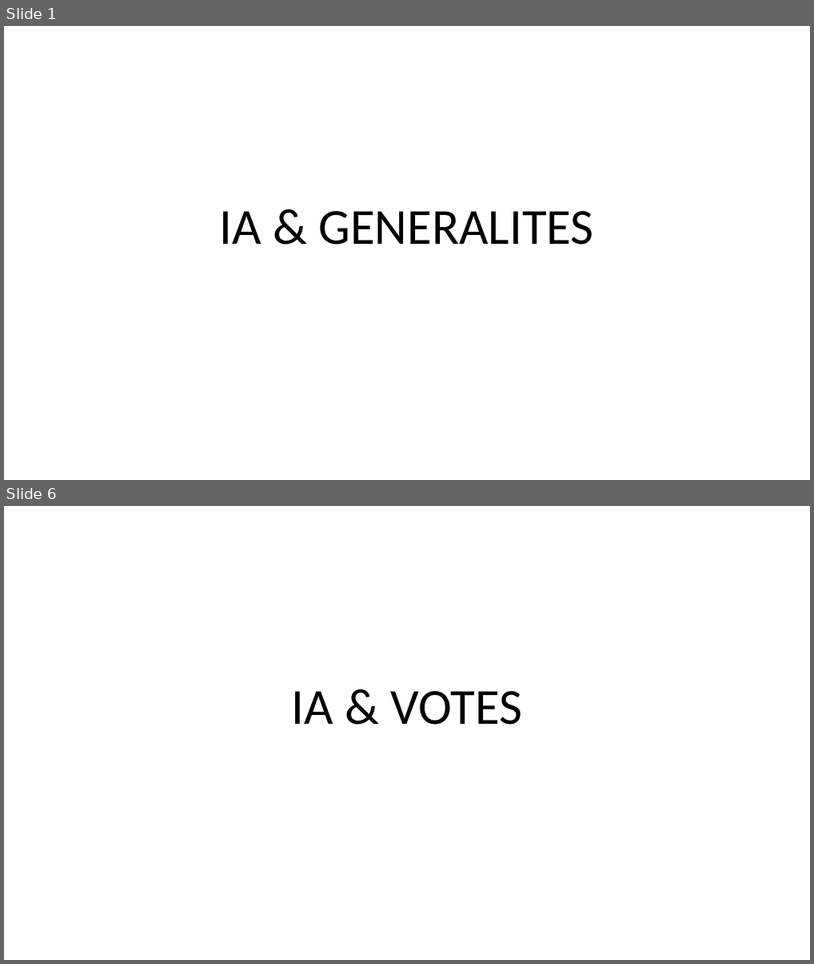
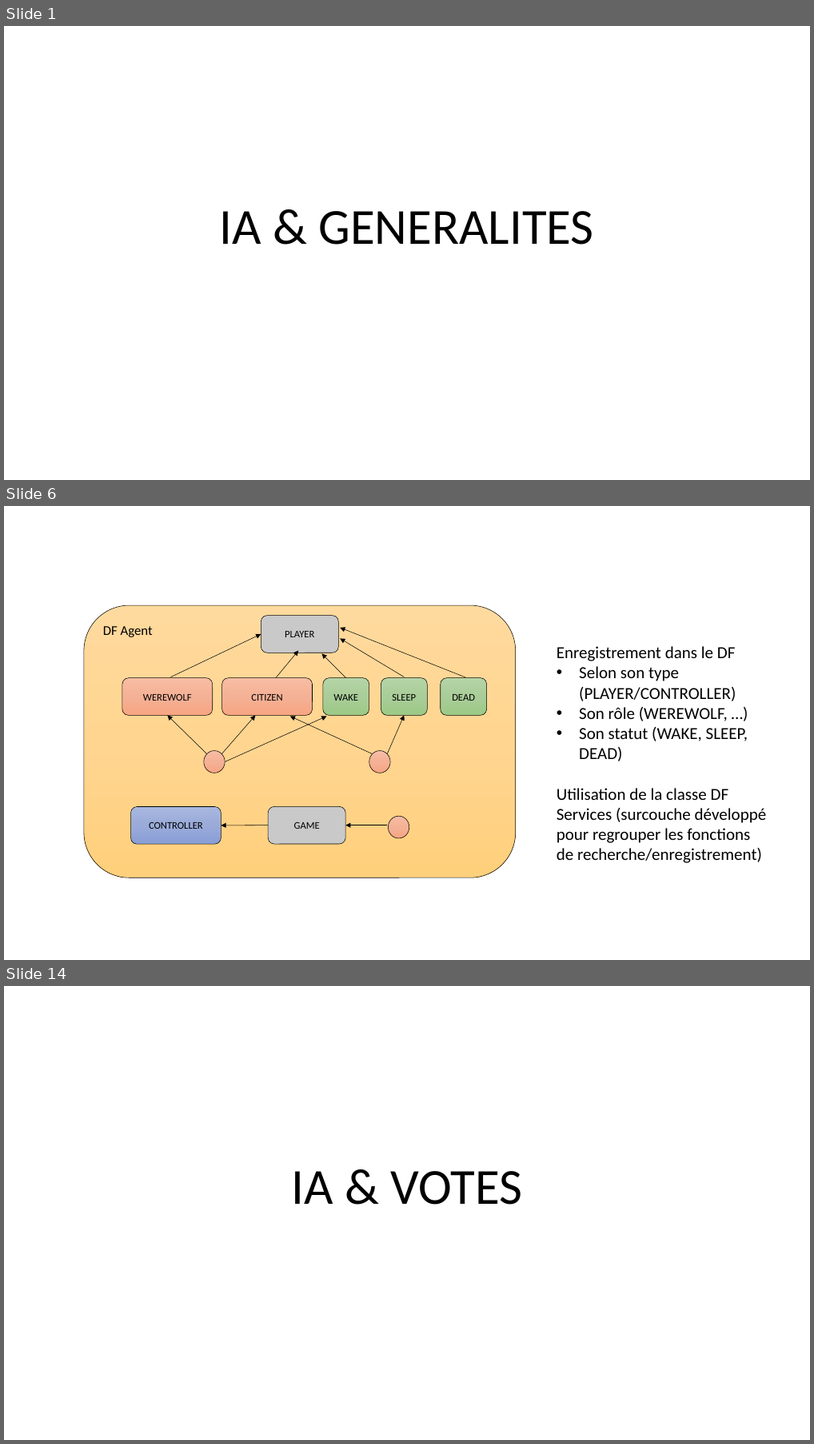
Before and after one commit to konamdav/Loup-Garou, a slide deck: README.pptx. Shown one above the other, each under a label of ours: slides 1 and 6 before the commit, slides 1, 6 and 14 after it; the slides between them are not shown. The pictures are 814x964 and 814x1444 pixels, drawn with LibreOffice and Linux fonts; fonts in the diff are those of the drawing. Boxes give left, top, right and bottom in pixels: in the first picture for what was removed or moved away, otherwise in the second. Text is boxed around its words. In the diff, an @@ line names an element or a change of style, - is before the commit and + after.

```diff
--- a/README.pptx
+++ b/README.pptx
@@ slide 6 added at box(4, 506, 810, 960), background #FFFFFF @@
@@ rounded rectangle added at box(84, 605, 516, 877), fill gradient #FFDB9E to #FFD590 to #FFD07C, outline #000000 0.5 pt, 16 pt, text #000000 @@
+DF Agent
@@ rounded rectangle added at box(261, 616, 338, 653), fill #C9C9C9, outline #000000 0.5 pt, 12 pt, text #000000 @@
+PLAYER
@@ arrow added from (171, 676) to (261, 634), #000000 0.5 pt @@
@@ arrow added from (405, 676) to (340, 639), #000000 0.5 pt @@
@@ arrow added from (466, 677) to (340, 628), #000000 0.5 pt @@
@@ text added at box(557, 646, 767, 863), 20 pt, text #000000 @@
+Enregistrement dans le DF
+• Selon son type (PLAYER/CONTROLLER)
+• Son rôle (WEREWOLF, …)
+• Son statut (WAKE, SLEEP, DEAD)
+Utilisation de la classe DF Services (surcouche développé pour regrouper les fonctions de recherche/enregistrement)
@@ arrow added from (276, 678) to (298, 651), #000000 0.5 pt @@
@@ arrow added from (346, 678) to (322, 654), #000000 0.5 pt @@
@@ rounded rectangle added at box(122, 678, 213, 716), fill gradient #F7BDA5 to #F5B196 to #F8A582, outline #000000 0.5 pt, 12 pt, text #000000 @@
+WEREWOLF
@@ rounded rectangle added at box(222, 678, 313, 716), fill gradient #F7BDA5 to #F5B196 to #F8A582, outline #000000 0.5 pt, 12 pt, text #000000 @@
+CITIZEN
@@ rounded rectangle added at box(323, 678, 370, 716), fill gradient #B5D5A7 to #AACE9A to #9CC987, outline #000000 0.5 pt, 12 pt, text #000000 @@
+WAKE
@@ rounded rectangle added at box(382, 678, 428, 716), fill gradient #B5D5A7 to #AACE9A to #9CC987, outline #000000 0.5 pt, 12 pt, text #000000 @@
+SLEEP
@@ rounded rectangle added at box(441, 678, 487, 716), fill gradient #B5D5A7 to #AACE9A to #9CC987, outline #000000 0.5 pt, 12 pt, text #000000 @@
+DEAD
@@ arrow added from (207, 754) to (167, 716), #000000 0.5 pt @@
@@ arrow added from (222, 754) to (256, 716), #000000 0.5 pt @@
@@ arrow added from (225, 762) to (327, 716), #000000 0.5 pt @@
@@ arrow added from (373, 754) to (290, 716), #000000 0.5 pt @@
@@ arrow added from (387, 754) to (405, 716), #000000 0.5 pt @@
@@ ellipse added at box(204, 751, 225, 772), fill gradient #F7BDA5 to #F5B196 to #F8A582, outline #000000 0.5 pt @@
@@ ellipse added at box(370, 751, 390, 772), fill gradient #F7BDA5 to #F5B196 to #F8A582, outline #000000 0.5 pt @@
@@ rounded rectangle added at box(131, 807, 221, 844), fill gradient #A8B7DF to #9AABD9 to #889ED7, outline #000000 0.5 pt, 12 pt, text #000000 @@
+CONTROLLER
@@ rounded rectangle added at box(268, 807, 346, 844), fill #C9C9C9, outline #000000 0.5 pt, 12 pt, text #000000 @@
+GAME
@@ ellipse added at box(388, 816, 410, 838), fill gradient #F7BDA5 to #F5B196 to #F8A582, outline #000000 0.5 pt @@
@@ arrow added from (268, 825) to (221, 825), #000000 0.5 pt @@
@@ arrow added from (387, 825) to (346, 825), #000000 0.5 pt @@
@@ what was slide 6 is now slide 14 @@
```
Also in this commit, not shown: 4 slides changed, 9 other slides added, 1 slide removed.
